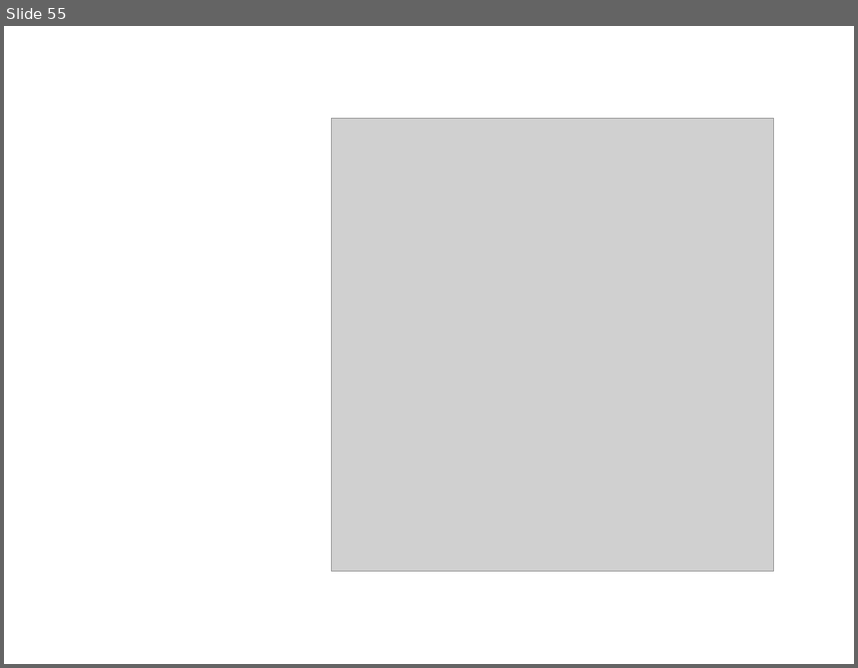
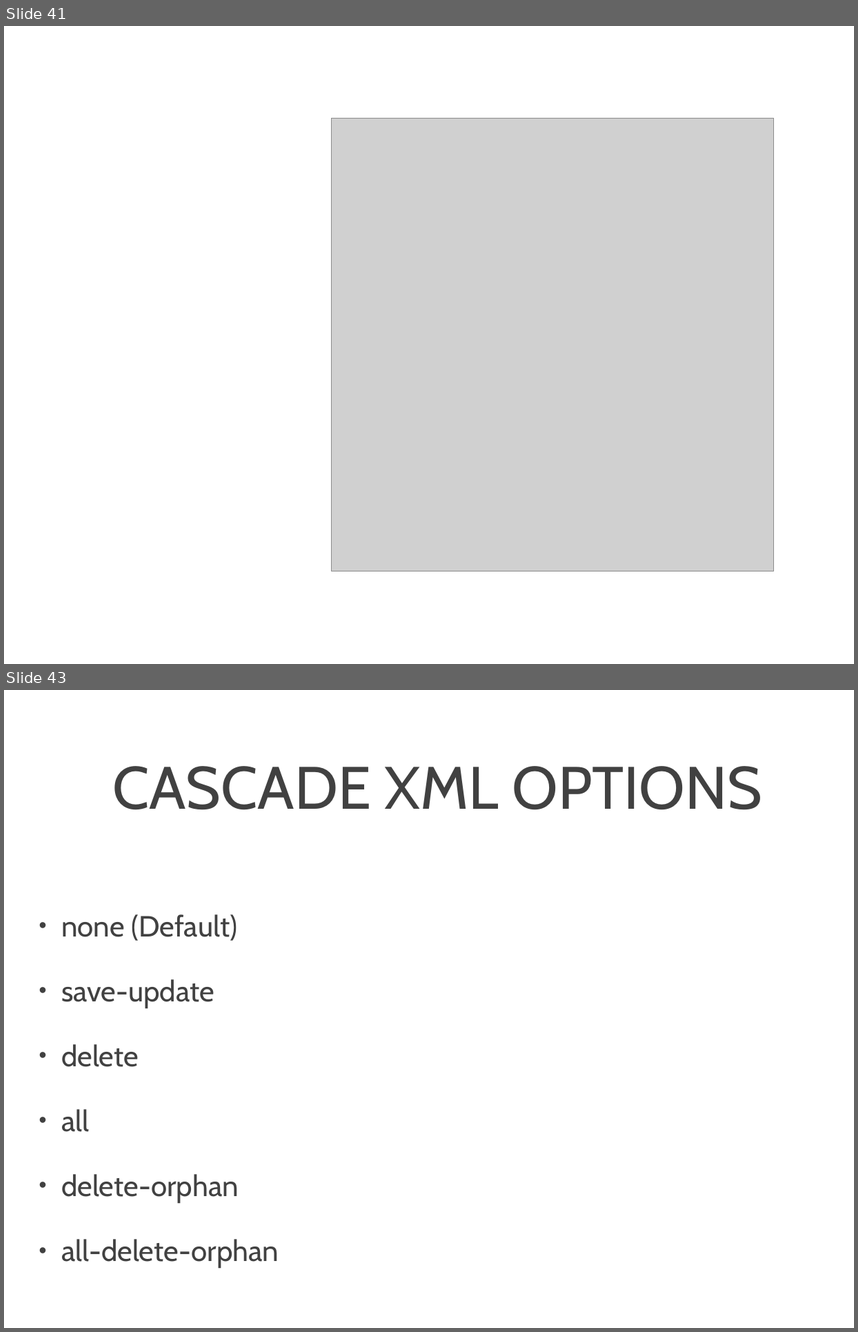
Before and after one commit to Pharhotep19/DePaul-Hibernate, a slide deck: Hibernate3/Hibernate3.ppt. Shown one above the other, each under a label of ours: slide 55 before the commit, slides 41 and 43 after it; the slides between them are not shown. The pictures are 858x668 and 858x1332 pixels, drawn with LibreOffice and Linux fonts; fonts in the diff are those of the drawing; grey boxes stand for pictures; background and template pictures are left out. Boxes give left, top, right and bottom in pixels: in the first picture for what was removed or moved away, otherwise in the second. Text is boxed around its words. In the diff, an @@ line names an element or a change of style, - is before the commit and + after.

```diff
--- a/Hibernate3/Hibernate3.ppt
+++ b/Hibernate3/Hibernate3.ppt
@@ slide 43 added at box(4, 690, 854, 1328), background picture (left out) @@
@@ title added at box(112, 766, 762, 809), 72 pt, text #414141 @@
+CASCADE XML OPTIONS
@@ text added at box(61, 914, 279, 1268), 35.1 pt, text #414141 @@
+• none (Default)
+• save-update
+• delete
+• all
+• delete-orphan
+• all-delete-orphan
@@ what was slide 55 is now slide 41 @@
```
Also in this commit, not shown: 5 other slides added, 2 slides removed, 3 other files.
